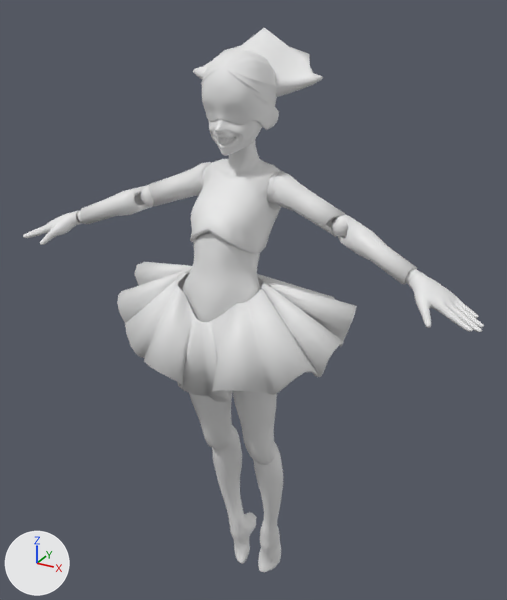
An edit to the FBX model Assets/Art/Animations/Manny2_FlashWalk.fbx, drawn before and after from the same camera.
One viewpoint serves both versions: a camera (50 mm lens) standing at (13.5, -22.9, 28.2) and looking at (0.2, 1.2, 16.2). Arrows for +X, +Y and +Z are at lower left; the lights stay in place. The first picture is the older version.

In view in the first picture: 'Manny_FlashWalk'.
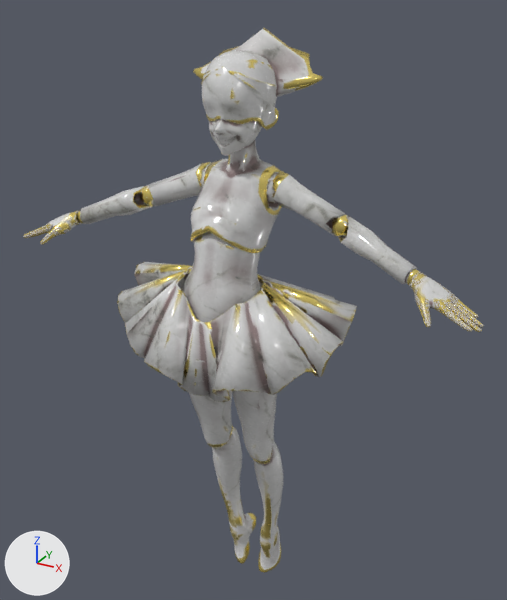
Commit message: Material fix
WoodboardMaterial, Marionet Material Fixed

The change, as a list of edits to the scene's bpy script:
```text
Add img_manny2_texture_material_roughness_png:
    img_manny2_texture_material_roughness_png = load_image('Manny2_Texture_Material_Roughness.png', '../Character/Textures/Manny2_Texture_Material_Roughness.png', 1024, 1024, 'Non-Color')
Add img_manny2_texture_material_normal_png:
    img_manny2_texture_material_normal_png = load_image('Manny2_Texture_Material_Normal.png', '../Character/Textures/Manny2_Texture_Material_Normal.png', 1024, 1024, 'Non-Color')
Add img_manny2_texture_material_metallic_png:
    img_manny2_texture_material_metallic_png = load_image('Manny2_Texture_Material_Metallic.png', '../Character/Textures/Manny2_Texture_Material_Metallic.png', 1024, 1024, 'Non-Color')
Add img_manny2_texture_material_basecolor_png:
    img_manny2_texture_material_basecolor_png = load_image('Manny2_Texture_Material_BaseColor.png', '../Character/Textures/Manny2_Texture_Material_BaseColor.png', 1024, 1024, 'sRGB')
Change mat_material:
    remove # nodes: BsdfPrincipled, OutputMaterial
    nodes: BsdfPrincipled, NormalMap, OutputMaterial, TexImage x4
    uses the picture img_manny2_texture_material_basecolor_png
    uses the picture img_manny2_texture_material_metallic_png
    uses the picture img_manny2_texture_material_normal_png
    uses the picture img_manny2_texture_material_roughness_png
Change me_mesh_002_003:
    used by ob_manny_flashwalk; location = (0.0, 0.0, 0.0)
    remove me_mesh_002_003.from_pydata(...)  # 16766 vertices, 17801 faces; spans x -10.1..10.1, y -3.6..3.5, z 1.0..27.0
    add me_mesh_002_003.from_pydata(...)  # 8243 vertices, 9674 faces; spans x -10.1..10.1, y -3.6..3.5, z 1.0..27.0
    me_mesh_002_003 part 1: 473 vertices moved within x -1.5..1.5, y -2.6..1.5, z 15.0..24.1; 4861 vertices removed from x -2.3..2.3, y -2.3..1.5, z 10.2..24.0; 5 vertices added at x -0.7..0.7, y -1.0..0.7, z 22.7..24.0
    me_mesh_002_003 part 2: 171 vertices moved within x 7.4..10.1, y -2.1..-0.2, z 18.1..19.4; 1902 vertices removed from x 7.4..10.1, y -2.1..-0.2, z 18.1..19.4
    me_mesh_002_003 part 3: 214 vertices moved within x -10.1..-7.4, y -2.1..-0.2, z 18.1..19.4; 1765 vertices removed from x -10.1..-7.4, y -2.1..-0.2, z 18.1..19.4
    me_mesh_002_003 part 4: 3890 kept faces spanning x -8.4..8.4, y -3.6..3.5, z 1.0..27.0 get new texture (UV) coordinates
    other edits to the shape of me_mesh_002_003 do not show in these pictures
```

Where the change shows, as pixel boxes (x1, y1, x2, y2) in the pictures (507 x 600 px):
'Manny_FlashWalk', surface changed, reshaped (white to grey)
    both: (23, 28, 484, 573)
part 1 of me_mesh_002_003, cut back
    before: (167, 109, 279, 422)
    after: (167, 109, 279, 361)
part 2 of me_mesh_002_003, cut back
    before: (409, 272, 484, 332)
    after: (409, 272, 482, 332)
part 3 of me_mesh_002_003, reshaped
    before: (23, 211, 82, 245)
    after: (24, 211, 81, 245)
part 4 of me_mesh_002_003, surface changed (white to grey)
    both: (51, 28, 434, 572)
